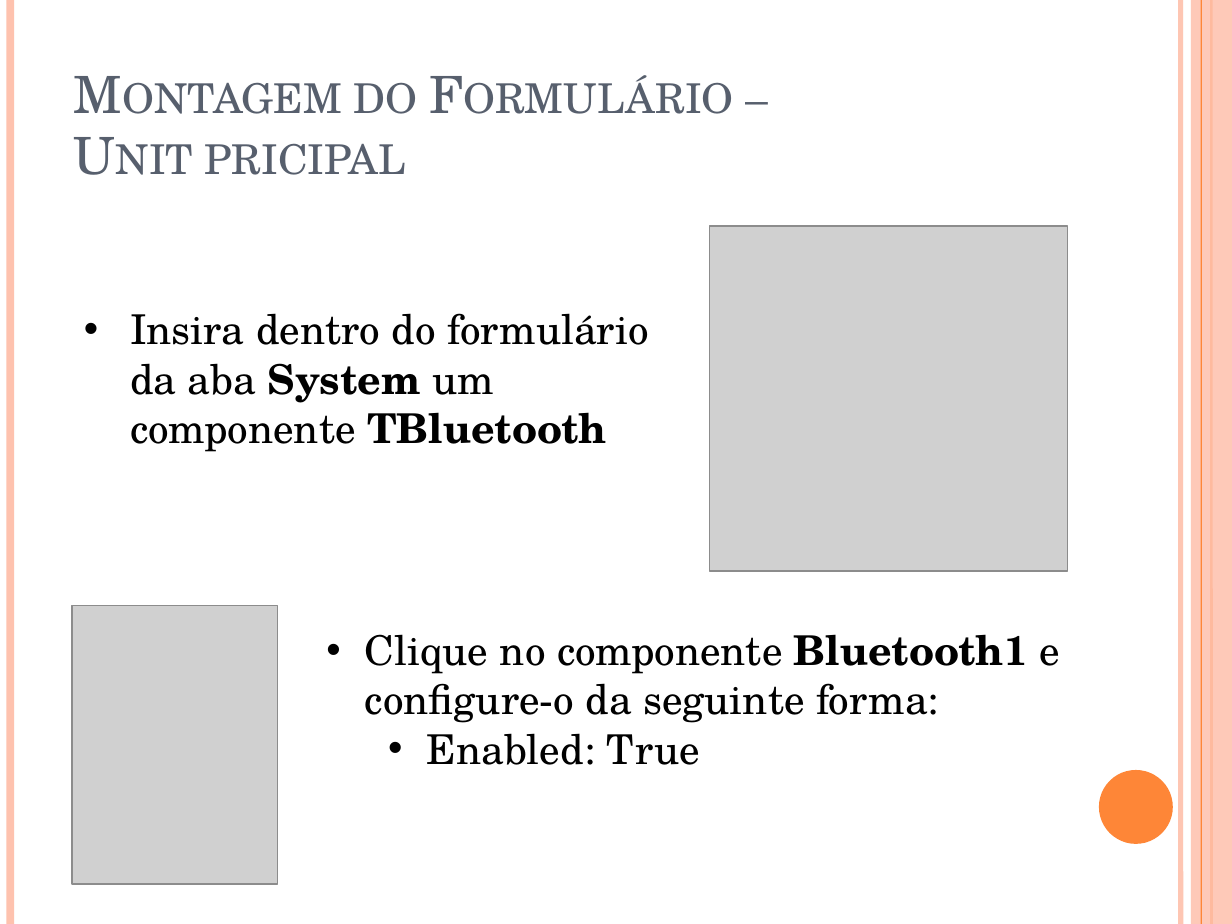
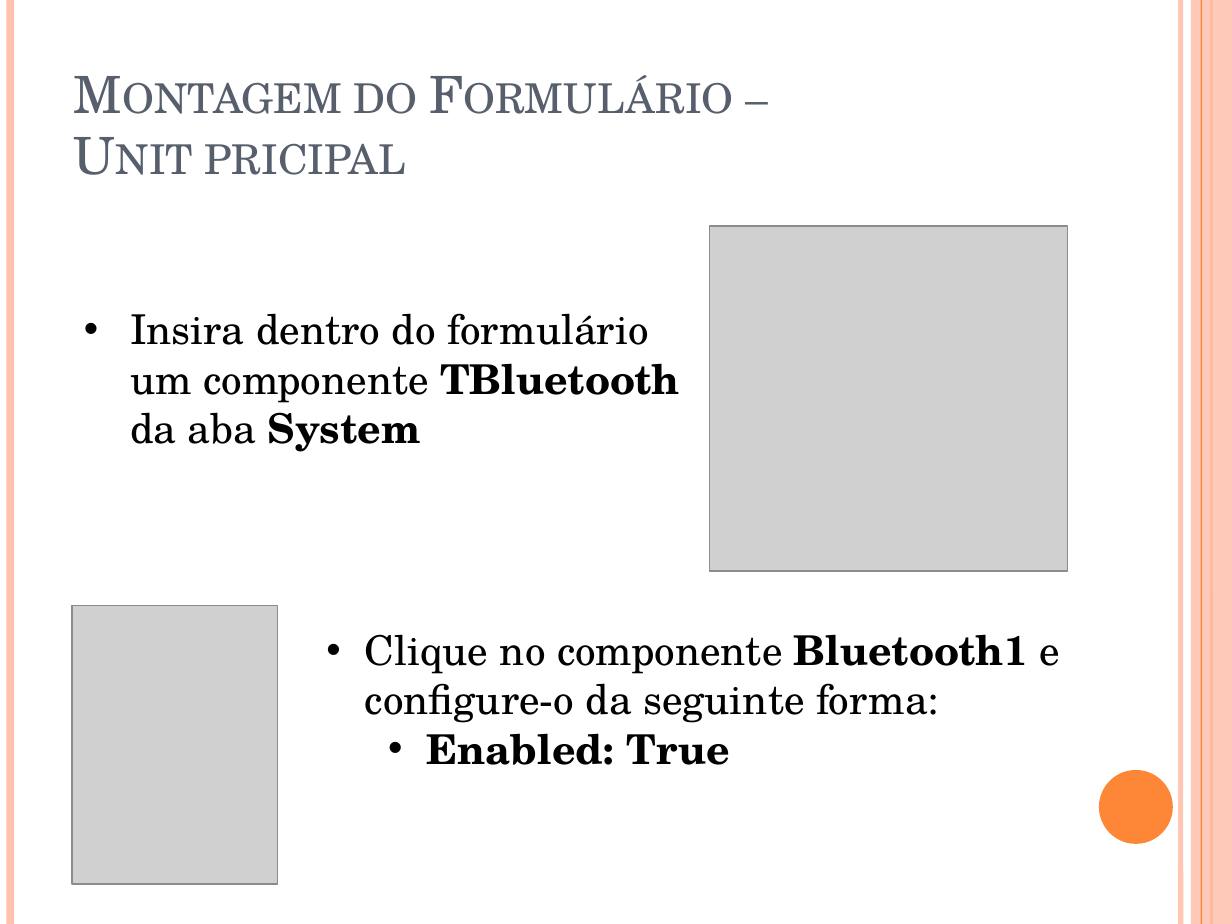
Before and after one commit to igorscandido/Conexao-Bluetooth-usando-Delphi, a slide deck: slide 16 of Stuff/Conexão Bluetooth usando Delphi.pptx. Drawn at 1232x924 pixels with LibreOffice and Linux fonts; fonts in the diff are those of the drawing; grey boxes stand for pictures. Boxes give left, top, right and bottom in pixels: in the first picture for what was removed or moved away, otherwise in the second. Text is boxed around its words. In the diff, an @@ line names an element or a change of style, - is before the commit and + after.

```diff
--- a/Stuff/Conexão Bluetooth usando Delphi.pptx
+++ b/Stuff/Conexão Bluetooth usando Delphi.pptx
@@ text at bbox=[130, 313, 680, 452]: text changed @@
-• Insira dentro do formulário da aba System um componente TBluetooth
+• Insira dentro do formulário um componente TBluetooth da aba System
@@ text at bbox=[427, 722, 730, 765]: bold on in "Enabled: True" @@
```
Also in this commit, not shown: 13 other slides changed, 8 slides added, 23 other files.
